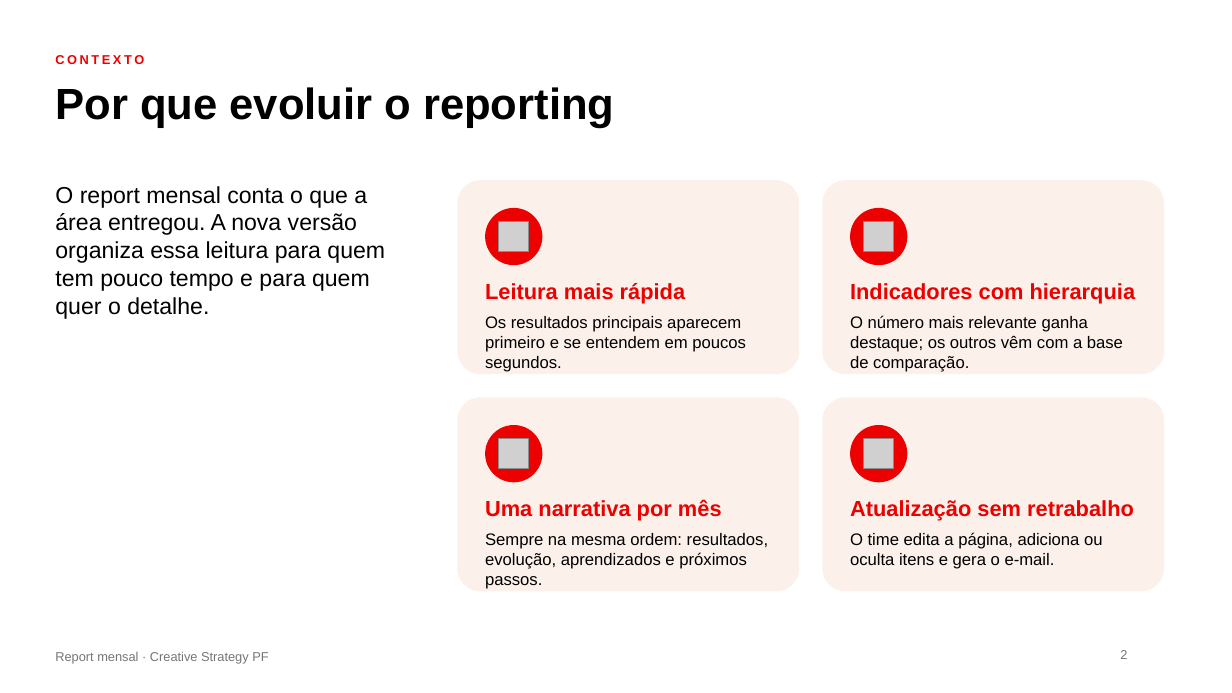
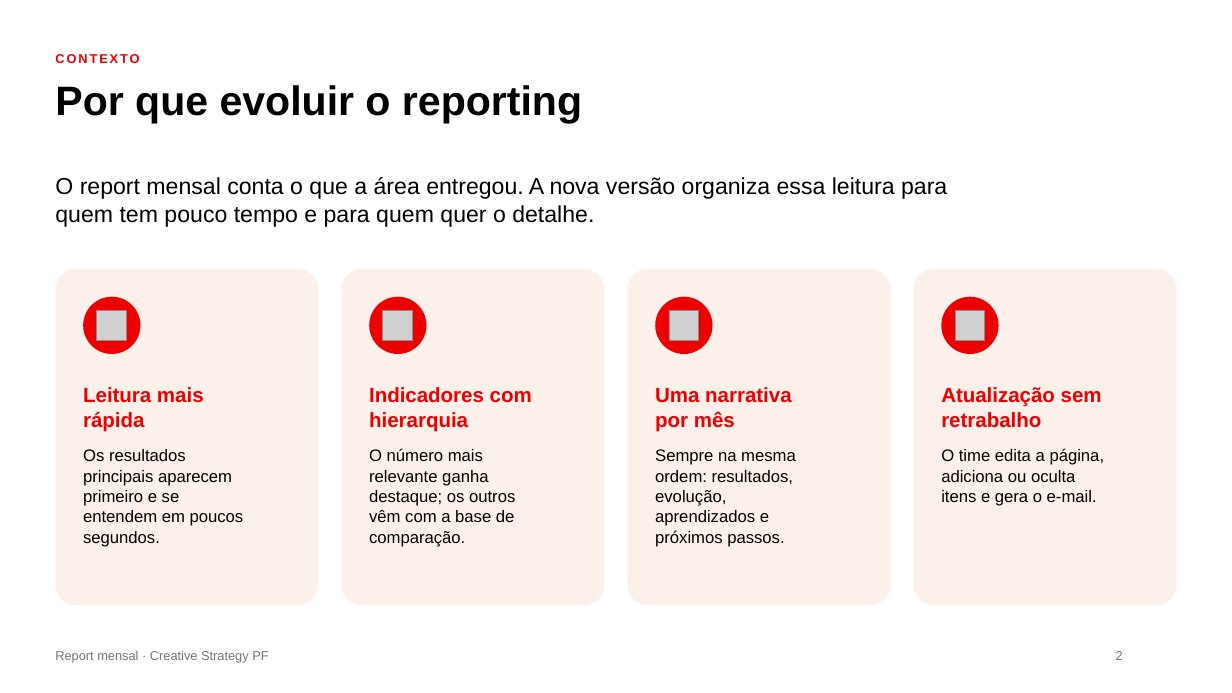
Before and after one commit to fabrizzioriccelli/report_mensal_st, a slide deck: slide 2 of kit/apresentacao-executiva.pptx. Drawn at 1232x693 pixels with LibreOffice and Linux fonts; fonts in the diff are those of the drawing; grey boxes stand for pictures; background and template pictures are left out. Boxes give left, top, right and bottom in pixels: in the first picture for what was removed or moved away, otherwise in the second. Text is boxed around its words. In the diff, an @@ line names an element or a change of style, - is before the commit and + after.

```diff
--- a/kit/apresentacao-executiva.pptx
+++ b/kit/apresentacao-executiva.pptx
@@ text "CONTEXTO" at (55, 54, 139, 63): letter spacing 2 to 1.5 pt @@
@@ text "Por que evoluir o reporting" at (55, 85, 582, 123): size 34 to 32 pt; line spacing 1 to 35.8pt; less space between paragraphs @@
@@ text "O report mensal conta o ...": place and size @@
-text "O report mensal conta o ..." at (55, 186, 385, 319)
+text "O report mensal conta o ..." at (55, 177, 947, 227)
@@ text "O report mensal conta o ..." at (55, 177, 947, 227): line spacing 1 to 22pt; more space between paragraphs @@
@@ rounded rectangle: place and size @@
-rounded rectangle at (457, 180, 799, 374)
+rounded rectangle at (55, 269, 319, 605)
@@ proportions changed in 4 elements at (914, 269, 1177, 605), (628, 269, 891, 605), (55, 269, 319, 605), (342, 269, 605, 605) @@
@@ rounded rectangle: place and size @@
-rounded rectangle at (823, 180, 1165, 374)
+rounded rectangle at (342, 269, 605, 605)
@@ rounded rectangle: place and size @@
-rounded rectangle at (457, 397, 799, 592)
+rounded rectangle at (628, 269, 891, 605)
@@ rounded rectangle: place and size @@
-rounded rectangle at (823, 397, 1165, 592)
+rounded rectangle at (914, 269, 1177, 605)
@@ ellipse: place and size @@
-ellipse at (485, 208, 543, 265)
+ellipse at (83, 297, 140, 354)
@@ ellipse: place and size @@
-ellipse at (850, 208, 908, 265)
+ellipse at (370, 297, 427, 354)
@@ ellipse: place and size @@
-ellipse at (485, 425, 543, 482)
+ellipse at (655, 297, 713, 354)
@@ ellipse: place and size @@
-ellipse at (850, 425, 908, 482)
+ellipse at (942, 297, 999, 354)
@@ picture: place and size @@
-picture at (499, 222, 529, 251)
+picture at (97, 311, 127, 340)
@@ picture: place and size @@
-picture at (864, 222, 894, 251)
+picture at (383, 311, 412, 340)
@@ picture: place and size @@
-picture at (499, 439, 529, 469)
+picture at (669, 311, 699, 340)
@@ picture: place and size @@
-picture at (864, 439, 894, 469)
+picture at (956, 311, 985, 340)
@@ text "Leitura mais rápida": place and size @@
-text "Leitura mais rápida" at (485, 283, 686, 303)
+text "Leitura mais rápida" at (83, 387, 204, 432)
@@ size 17 to 16 pt; line spacing 1 to 19.5pt; more space between paragraphs in 4 elements at (941, 387, 1102, 428), (655, 387, 791, 432), (83, 387, 204, 432), (369, 387, 532, 432) @@
@@ text "Indicadores com hierarquia": place and size @@
-text "Indicadores com hierarquia" at (850, 283, 1136, 303)
+text "Indicadores com hierarquia" at (369, 387, 532, 432)
@@ text "Uma narrativa por mês": place and size @@
-text "Uma narrativa por mês" at (485, 499, 722, 520)
+text "Uma narrativa por mês" at (655, 387, 791, 432)
@@ text "Atualização sem retrabalho": place and size @@
-text "Atualização sem retrabalho" at (850, 500, 1134, 520)
+text "Atualização sem retrabalho" at (941, 387, 1102, 428)
@@ text "Os resultados principais aparecem primeiro ...": place and size @@
-text "Os resultados principais aparecem primeiro ..." at (485, 316, 746, 372)
+text "Os resultados principais aparecem primeiro ..." at (83, 449, 244, 547)
@@ line spacing 1 to 15.9pt; more space between paragraphs in 4 elements at (941, 448, 1105, 506), (655, 449, 796, 547), (83, 449, 244, 547), (369, 448, 515, 547) @@
@@ text "O número mais relevante ganha ...": place and size @@
-text "O número mais relevante ganha ..." at (850, 315, 1123, 372)
+text "O número mais relevante ganha ..." at (369, 448, 515, 547)
@@ text "Sempre na mesma ordem: resultados, ...": place and size @@
-text "Sempre na mesma ordem: resultados, ..." at (485, 533, 768, 589)
+text "Sempre na mesma ordem: resultados, ..." at (655, 449, 796, 547)
@@ text "O time edita a página, ...": place and size @@
-text "O time edita a página, ..." at (850, 532, 1103, 569)
+text "O time edita a página, ..." at (941, 448, 1105, 506)
@@ page number at (1116, 651, 1123, 660): vertical alignment top to middle @@
```
Also in this commit, not shown: 9 other slides changed, 4 other files.
